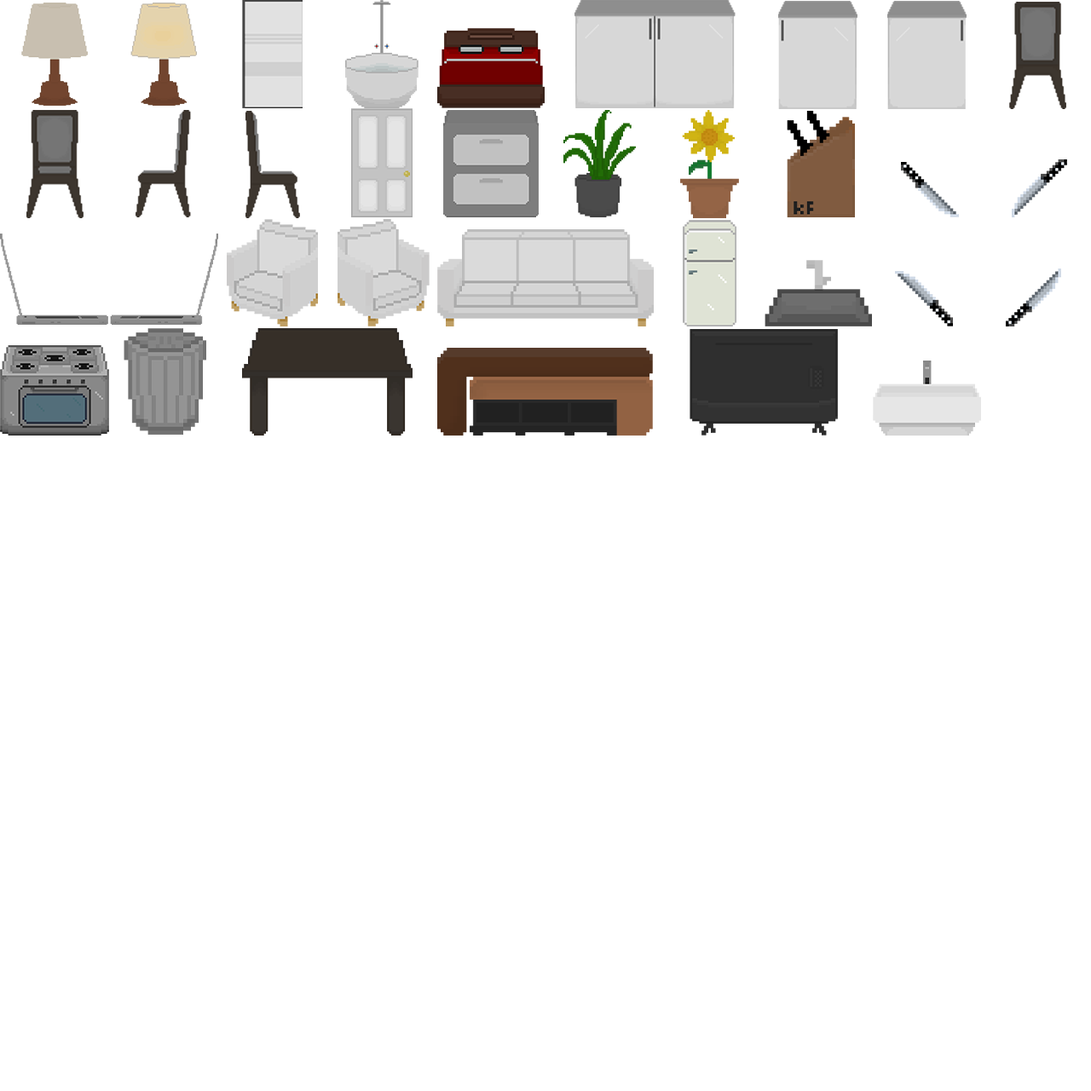
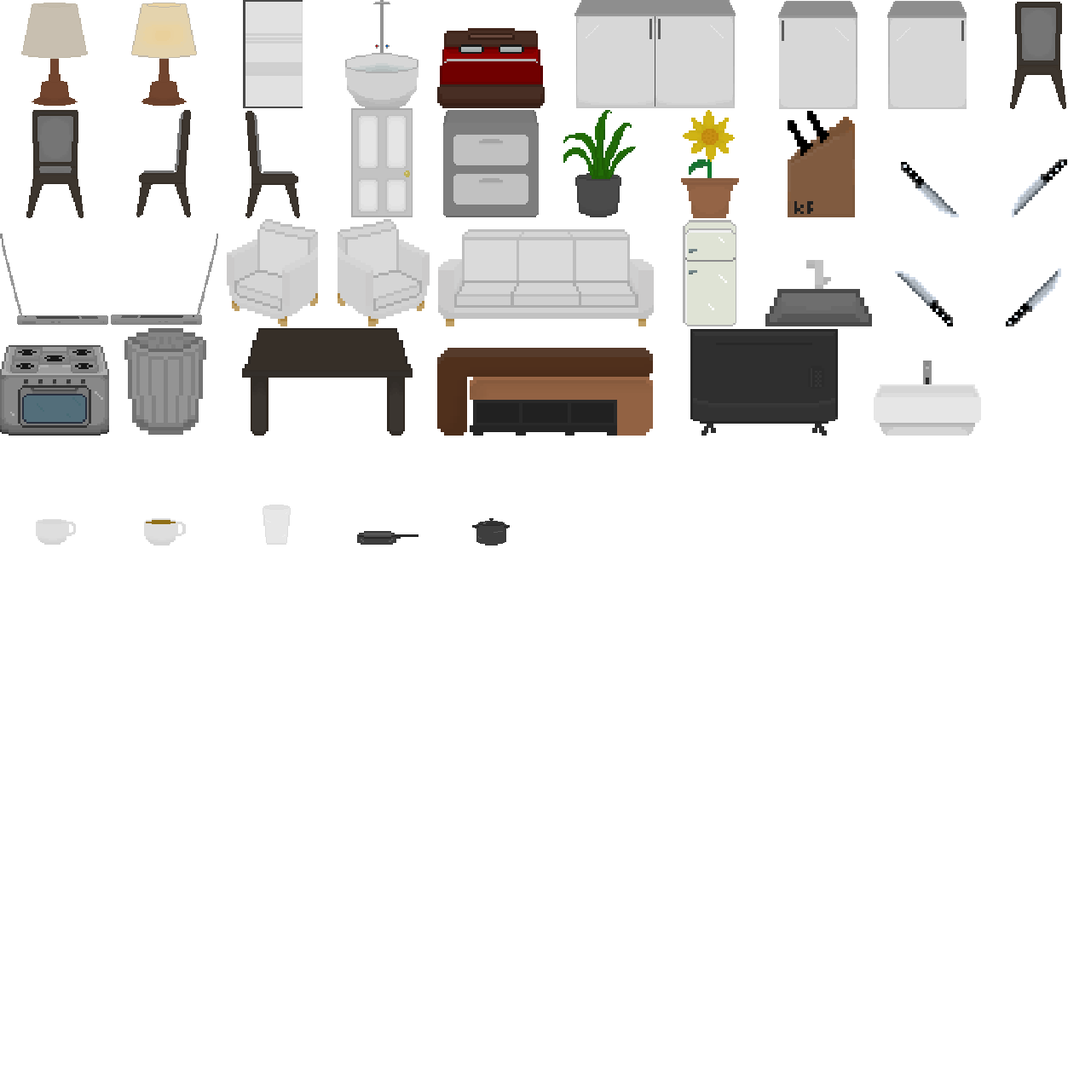
Two versions of the same layered image (1091x1091). Layer-by-layer changes:
painted on "washing sink" over 873, 360, 982, 436
painted on "TV" over 689, 329, 839, 436
painted on "TV stand" over 437, 347, 654, 436
painted on "Trash can" over 123, 328, 207, 435
painted on "Table" over 242, 328, 413, 436
painted on "stove" over 0, 345, 110, 436
painted on "Sink" over 764, 260, 873, 327
painted on "Sofa" over 437, 229, 655, 327
painted on "One person Sofa oon vary" over 337, 219, 430, 327
painted on "One person Sofa" over 226, 219, 319, 327
painted on "Laptop left" over 110, 233, 219, 325
painted on "Laptop" over 0, 233, 109, 325
painted on "Knife stand" over 787, 110, 856, 218
painted on "Flower" over 680, 110, 740, 219
painted on "Flower 2" over 563, 110, 637, 218
painted on "File" over 443, 110, 539, 218
painted on "Door" over 351, 108, 413, 217
painted on "cabinet right" over 887, 0, 967, 110
painted on "cabinet left" over 778, 0, 858, 110
painted on "cabinet both" over 574, 0, 736, 109
painted on "Bed" over 437, 28, 545, 109
painted on "Bath" over 345, 0, 419, 109
painted on "Bath 2" over 242, 0, 303, 109
painted on "Abazhor" over 21, 2, 197, 106
…and 14 more changes (5 added, 9 painted)
